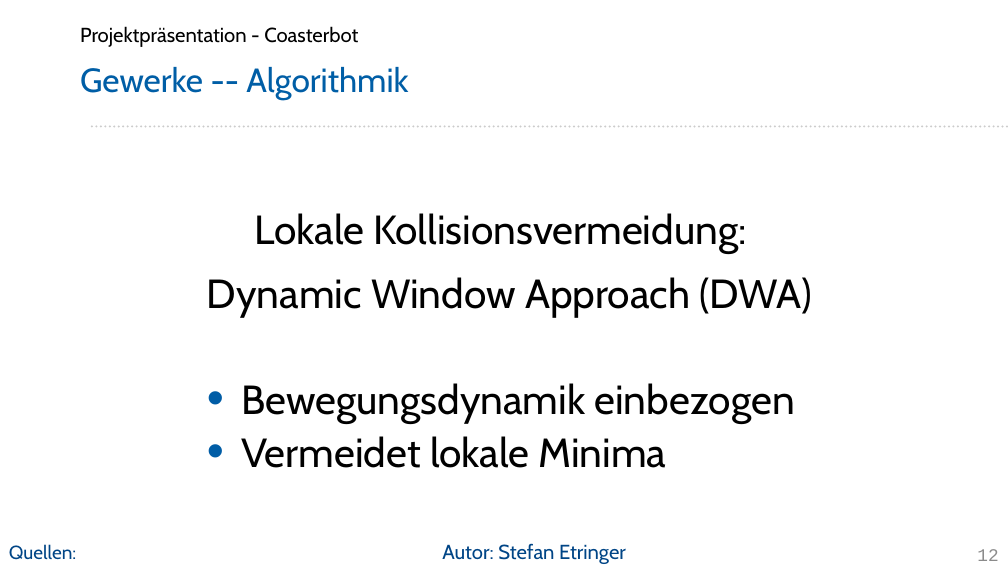
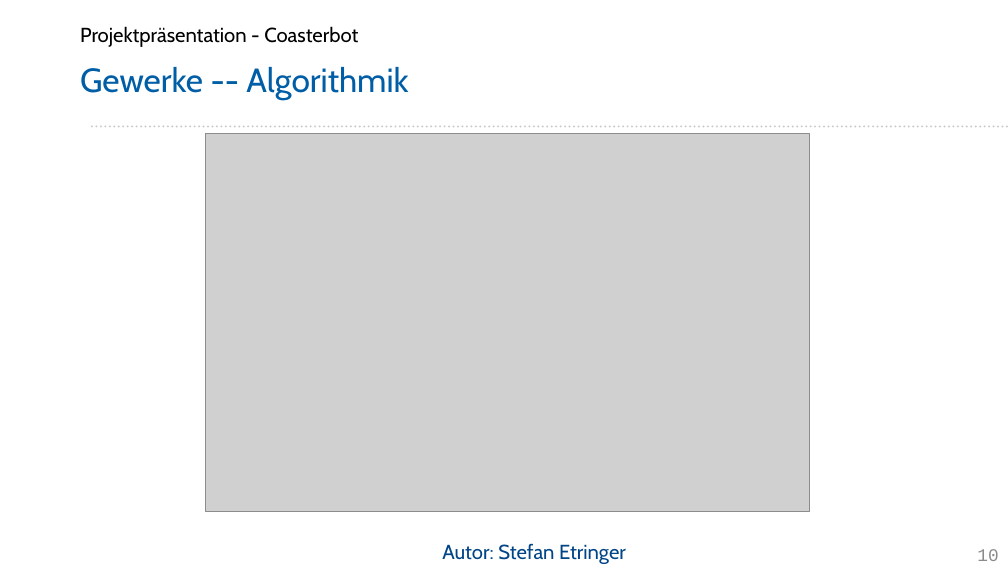
Before and after one commit to Project-CoasterBot/coasterbot, a slide deck: slide 10 of M6_Projekträsentation/se_Projektpräsentation_Coasterbot.odp (slide 12 before the commit). Drawn at 1008x567 pixels with LibreOffice and Linux fonts; fonts in the diff are those of the drawing; grey boxes stand for pictures; background and template pictures are left out. Boxes give left, top, right and bottom in pixels: in the first picture for what was removed or moved away, otherwise in the second. Text is boxed around its words. In the diff, an @@ line names an element or a change of style, - is before the commit and + after.

```diff
--- a/M6_Projekträsentation/se_Projektpräsentation_Coasterbot.odp
+++ b/M6_Projekträsentation/se_Projektpräsentation_Coasterbot.odp
@@ picture added at box(206, 134, 810, 512) @@
@@ text removed at box(207, 213, 812, 468) @@
-Lokale Kollisionsvermeidung:
-Dynamic Window Approach (DWA)
-• Bewegungsdynamik einbezogen
-• Vermeidet lokale Minima
@@ text removed at box(9, 544, 76, 560) @@
-Quellen:
@@ page number at box(977, 549, 998, 561): text changed @@
-12
+10
```
Also in this commit, not shown: 10 other slides changed, 2 slides added, 5 slides removed.
